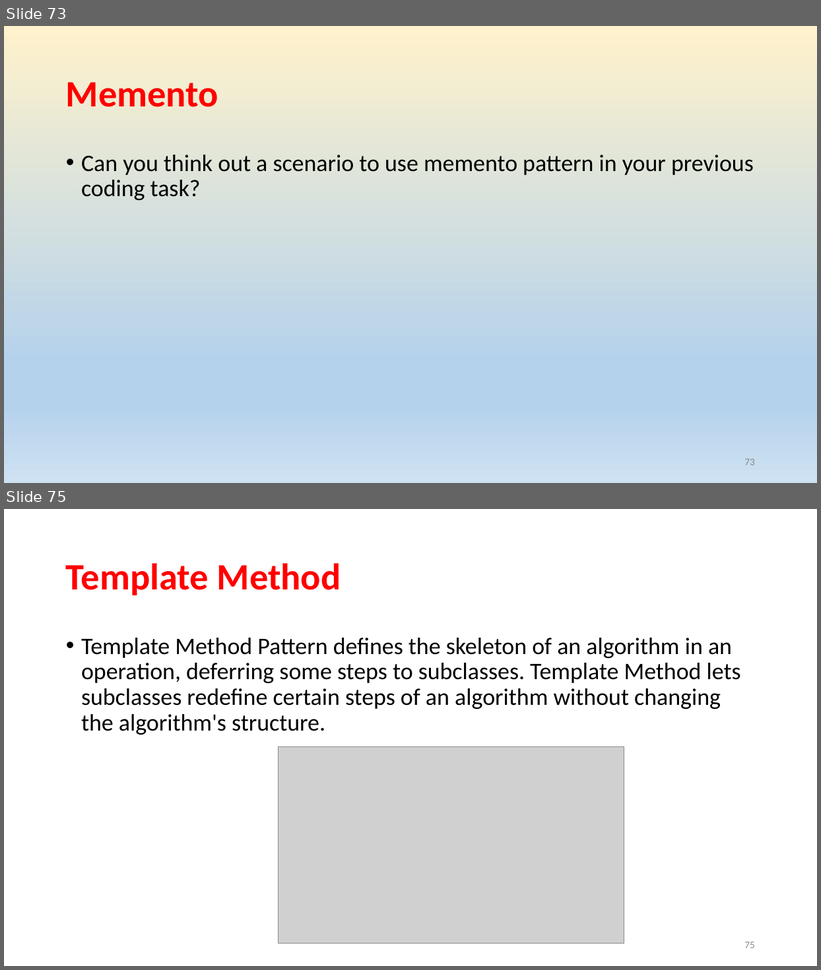
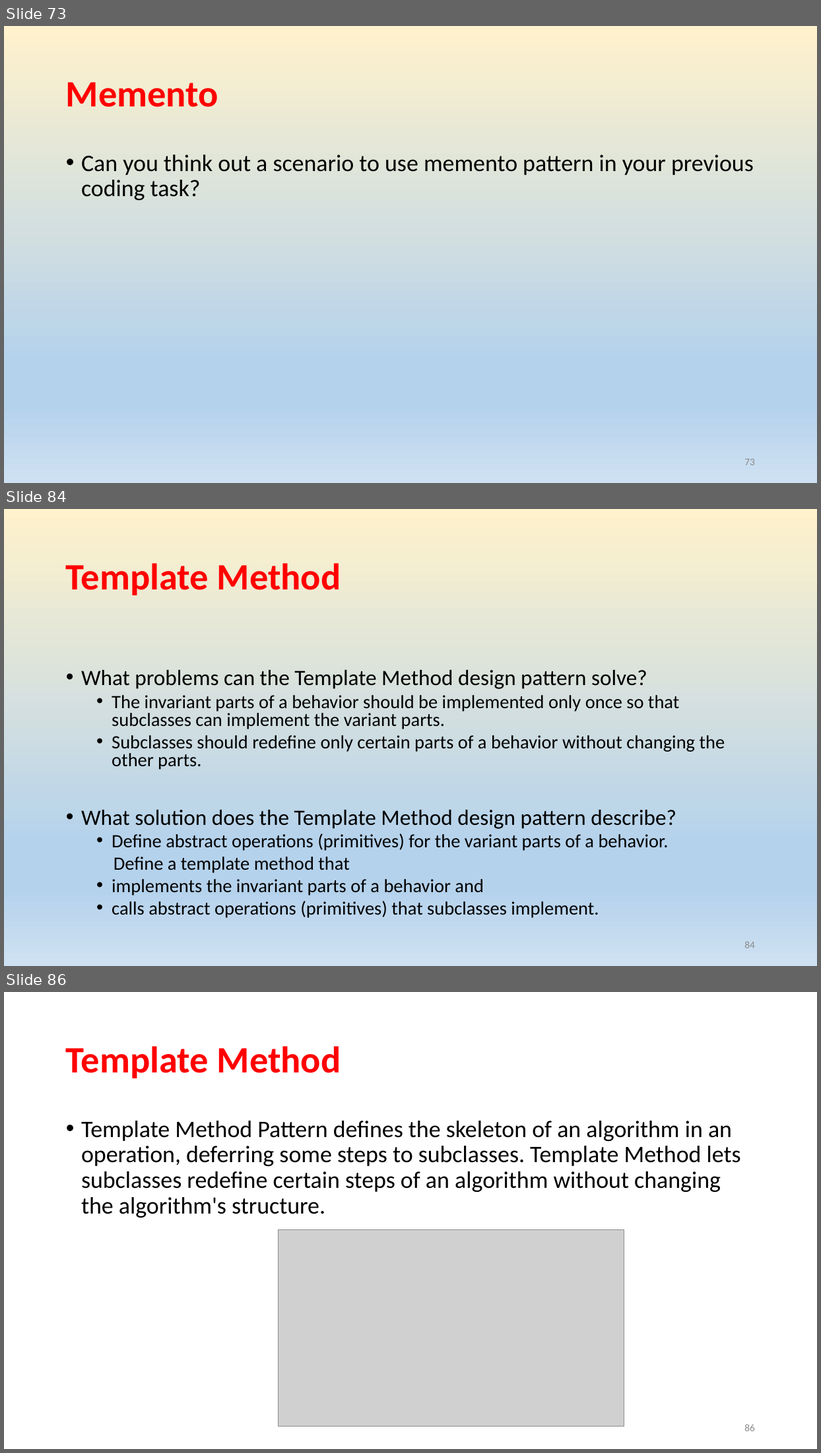
Before and after one commit to rainyheart/bjc-protoss-design_patten-demo, a slide deck: ppt/Design Patterns.pptx. Shown one above the other, each under a label of ours: slides 73 and 75 before the commit, slides 73, 84 and 86 after it; the slides between them are not shown. The pictures are 821x970 and 821x1453 pixels, drawn with LibreOffice and Linux fonts; fonts in the diff are those of the drawing; grey boxes stand for pictures. Boxes give left, top, right and bottom in pixels: in the first picture for what was removed or moved away, otherwise in the second. Text is boxed around its words. In the diff, an @@ line names an element or a change of style, - is before the commit and + after.

```diff
--- a/ppt/Design Patterns.pptx
+++ b/ppt/Design Patterns.pptx
@@ slide 84 added at box(4, 509, 817, 966), background gradient #FFF2CC to #B5D2EC to #CEE1F2 @@
@@ title added at box(66, 563, 341, 595), 44 pt, text #FF0000, bold @@
+Template Method
@@ text added at box(81, 670, 725, 918), 22.2 pt, text #000000 @@
+• What problems can the Template Method design pattern solve?
+  • The invariant parts of a behavior should be implemented only once so that subclasses can implement the variant parts.
+  • Subclasses should redefine only certain parts of a behavior without changing the other parts.
+• What solution does the Template Method design pattern describe?
+  • Define abstract operations (primitives) for the variant parts of a behavior.
+  Define a template method that
+  • implements the invariant parts of a behavior and
+  • calls abstract operations (primitives) that subclasses implement.
@@ page number added at box(745, 941, 755, 949), 12 pt, text #8C8C8C @@
+84
@@ what was slide 75 is now slide 86 @@
@@ page number at box(745, 1424, 755, 1432): text changed @@
-75
+86
```
Also in this commit, not shown: 1 slide changed, 10 other slides added, 3 other files.
